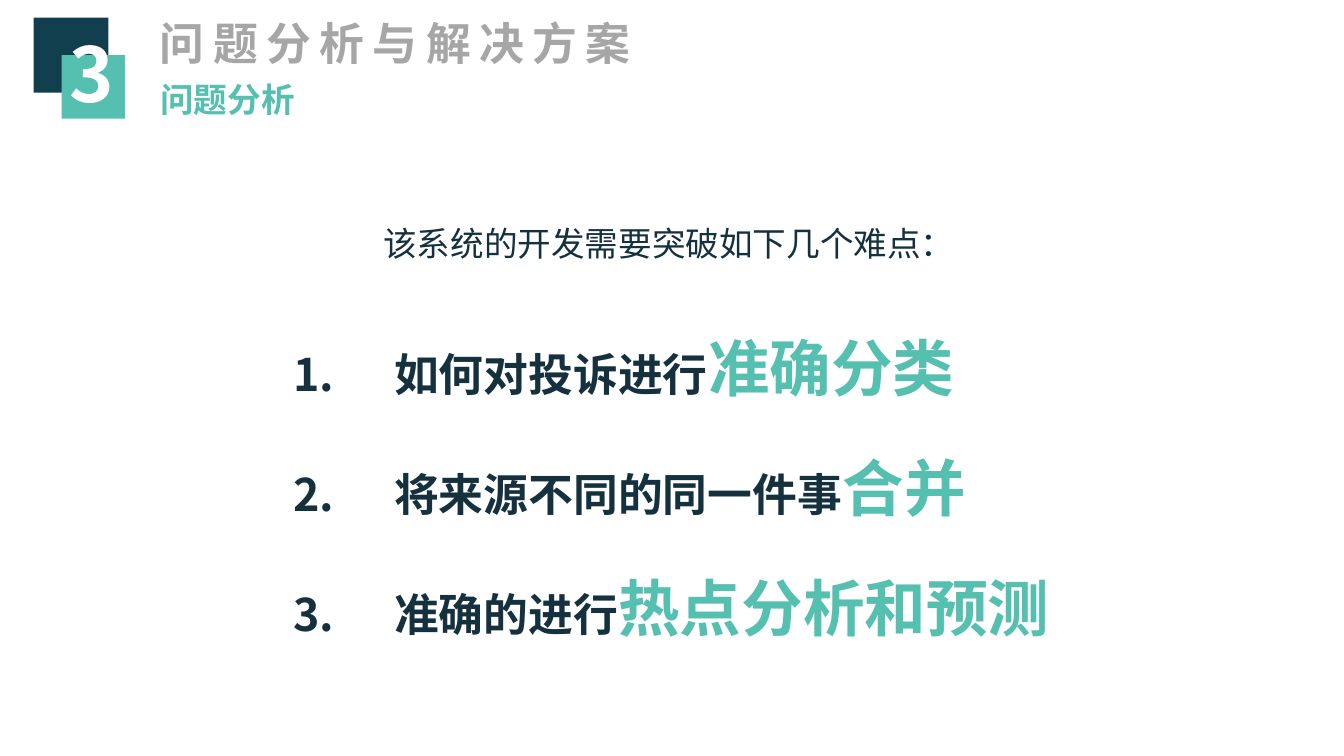
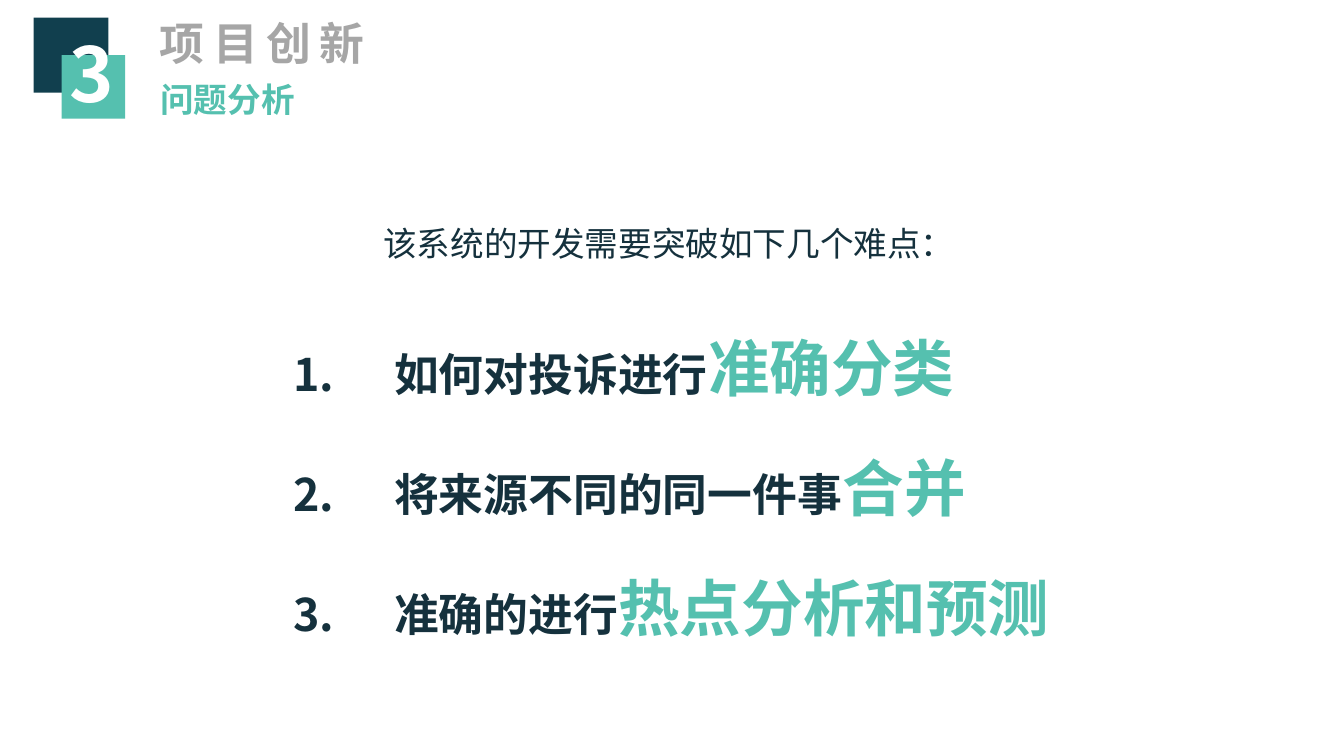
Before and after one commit to zjutfly/fly, a slide deck: slide 15 of fly_ppt.pptx (slide 14 before the commit). Drawn at 1344x756 pixels with LibreOffice and Linux fonts; fonts in the diff are those of the drawing. Boxes give left, top, right and bottom in pixels: in the first picture for what was removed or moved away, otherwise in the second. Text is boxed around its words. In the diff, an @@ line names an element or a change of style, - is before the commit and + after.

```diff
--- a/fly_ppt.pptx
+++ b/fly_ppt.pptx
@@ text at (x1=160, y1=22, x2=364, y2=64): text changed @@
-问题分析与解决方案
+项目创新
```
Also in this commit, not shown: 9 other slides changed, 2 slides added, 2 slides removed, 4 other files.
